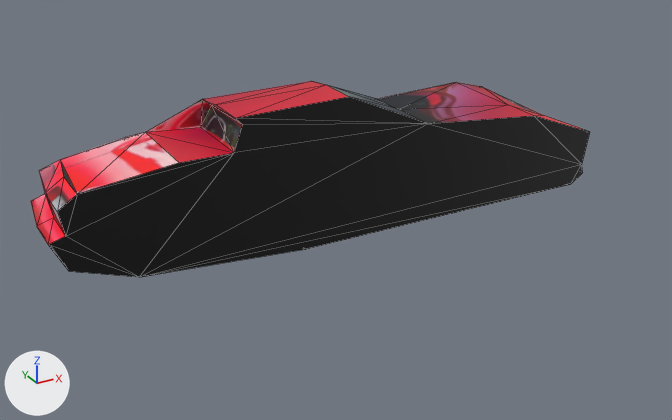
Two versions of the glTF model blender/viper/viper.glb, one commit apart.
Camera for both pictures: a 50 mm camera at (-3.37, -5.51, 3.12) aimed at (-0.36, -0.03, 0.38). Every picture has the same lights, and +X, +Y and +Z are marked at lower left. The first picture is the older version. Mesh edges are drawn as thin lines. Vertices at exactly the same position are counted once.
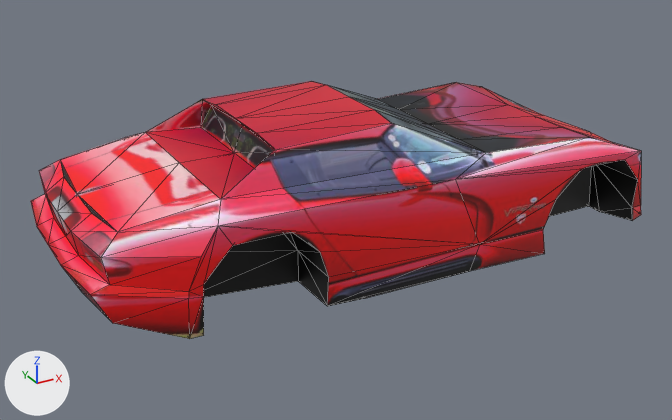
Pixel boxes (x1, y1, x2, y2) of what changed, in the pictures (672 x 420 px):
'Cube', reshaped (9% wider, 31% taller): before (31, 81, 590, 277); after (31, 81, 641, 339)
part 1 of me_cube, added (red): after (48, 97, 641, 339)

What the commit changed:
me_cube is used by ob_cube; location (0.0, 0.0, 0.0).
me_cube had 86 vertices, 168 faces and spanned x -2.41..2.1, y 0.0..0.96, z 0.1..1.21.
me_cube now has 154 vertices, 320 faces and spans x -2.41..2.1, y -0.96..0.96, z 0.1..1.21.
Part 1, on me_cube:
68 vertices are added at x -2.41..2.05, y -0.96..-0.32, z 0.1..1.21.
152 new faces join them.
